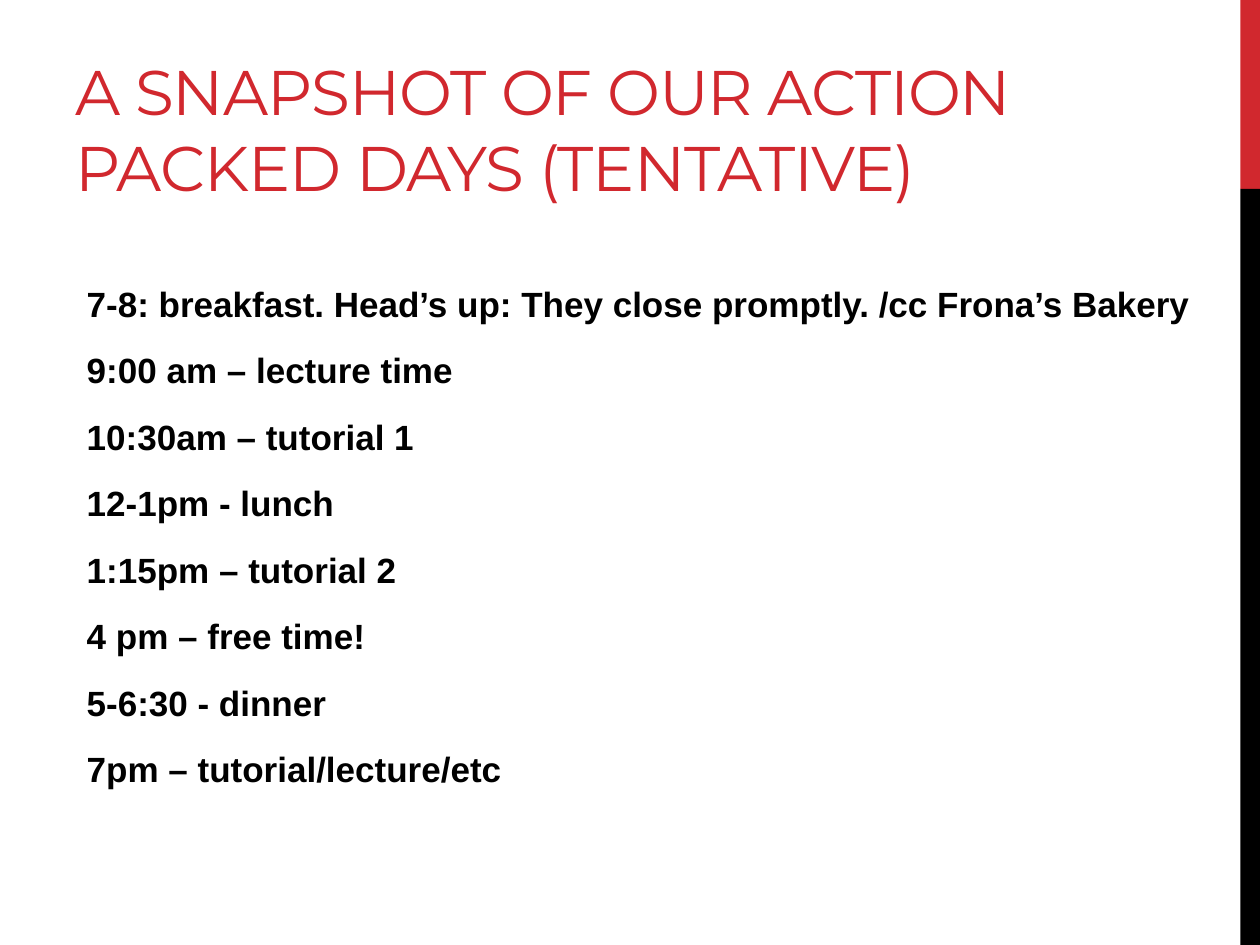
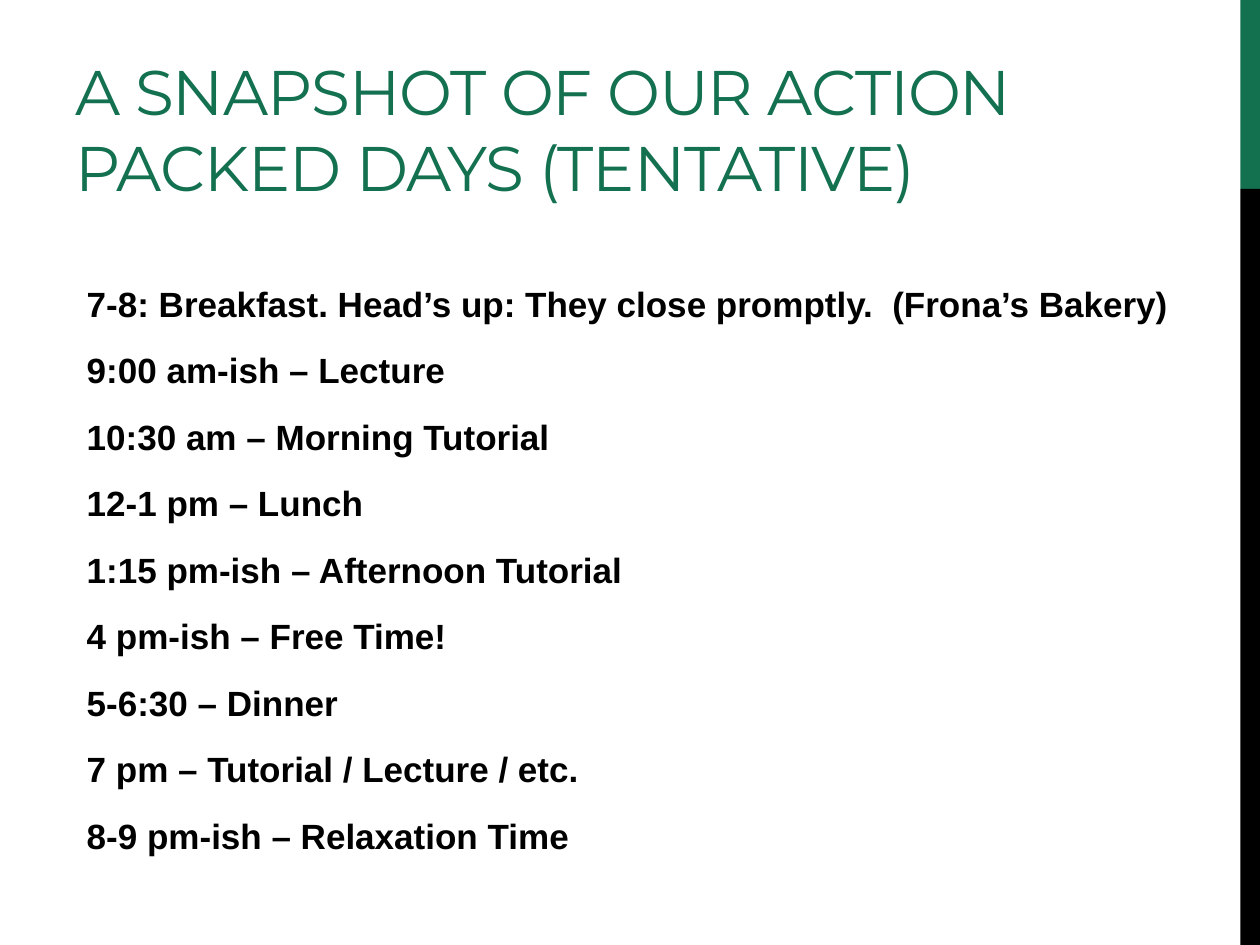
Before and after one commit to edamame-course/docs, a slide deck: slide 6 of extra/Presentations/2014-lecture1-edamame-welcome.ppt. Drawn at 1260x945 pixels with LibreOffice and Linux fonts; fonts in the diff are those of the drawing. Boxes give left, top, right and bottom in pixels: in the first picture for what was removed or moved away, otherwise in the second. Text is boxed around its words. In the diff, an @@ line names an element or a change of style, - is before the commit and + after.

Commit message:
Updated PPT file

```diff
--- a/extra/Presentations/2014-lecture1-edamame-welcome.ppt
+++ b/extra/Presentations/2014-lecture1-edamame-welcome.ppt
@@ title "A SNAPSHOT OF OUR ACTION ..." at box(76, 70, 1011, 204): text colour #D1282E to #147150 @@
@@ rectangle at box(1240, 0, 1260, 189): fill #D1282E to #147150 @@
@@ text at box(87, 291, 1168, 856): text changed @@
-7-8: breakfast. Head’s up: They close promptly. /cc Frona’s Bakery
-9:00 am – lecture time
-10:30am – tutorial 1
-12-1pm - lunch
-1:15pm – tutorial 2
-4 pm – free time!
-5-6:30 - dinner
-7pm – tutorial/lecture/etc
+7-8: Breakfast. Head’s up: They close promptly. (Frona’s Bakery)
+9:00 am-ish – Lecture
+10:30 am – Morning Tutorial
+12-1 pm – Lunch
+1:15 pm-ish – Afternoon Tutorial
+4 pm-ish – Free Time!
+5-6:30 – Dinner
+7 pm – Tutorial / Lecture / etc.
+8-9 pm-ish – Relaxation Time
```
Also in this commit, not shown: 16 other slides changed, 2 slides added, 1 slide removed, 1 other file.
